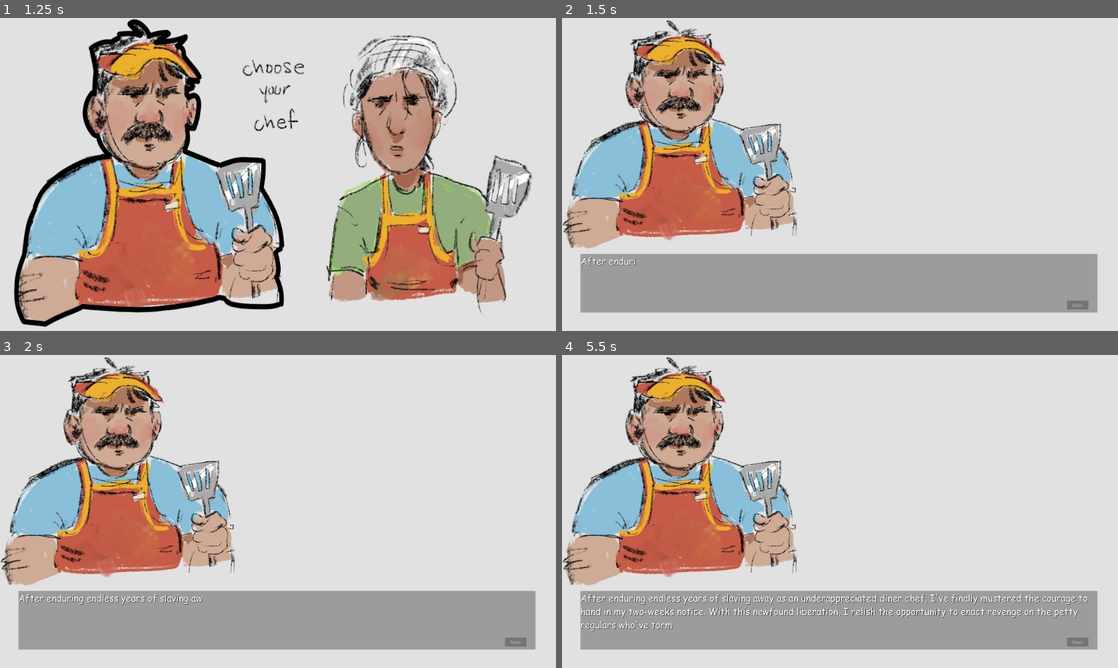
Above: before the commit, frames 1-4 (two rows, left to right).
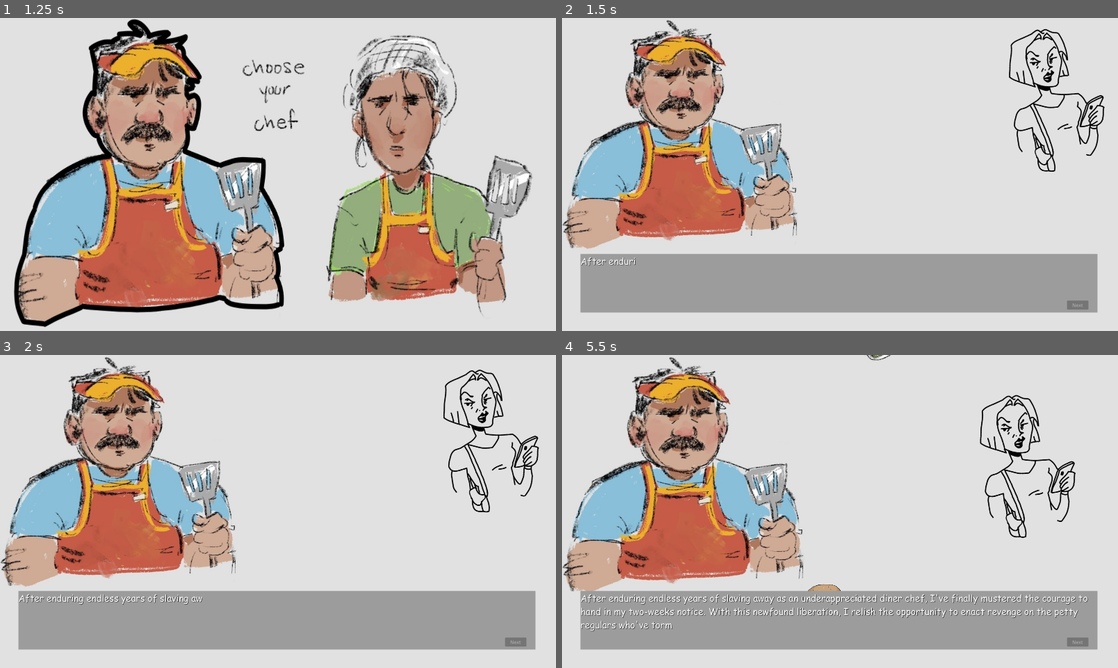
Above: after the commit, the same moments.

Repository: JaymesTMorris/The-Customer-Is-Always-Right
Game: Godot game, scene res://Scenes/main_menu.tscn
Two runs of this game, one before a commit and one after it. Both use one fixed random seed, a clock stepped at 60 frames per second and the inputs below. Sound files missing from this copy of the repository are replaced by a short silence.
Inputs (mouse positions are in pixels of both pictures, inside the frame that each line leads up to):
- Up to frame 1 (1.25 s): click "Play" at 0.5 s
- Up to frame 2 (1.5 s): click (706, 174) at 1.25 s
- Up to frame 3 (2 s): no input
- Up to frame 4 (5.5 s): move the mouse to (962, 495) at 2.02 s; press the mouse at (962, 495) at 2.03 s; move the mouse to (728, 527) at 2.77 s; release the mouse at (728, 527) at 2.78 s; click (728, 527) at 2.85 s; move the mouse to (895, 442) at 3.52 s; press the mouse at (895, 442) at 3.53 s; move the mouse to (812, 574) at 4.27 s; release the mouse at (812, 574) at 4.28 s; click (812, 574) at 4.35 s; move the mouse to (1006, 558) at 5.02 s; press the mouse at (1006, 558) at 5.03 s

Frame 1 is identical in both runs. In frame 2, 2.1% of the frame differs, in the area x 0-98%, y 1-74%; in frame 3, 5.4%; in frame 4, 11%, in the area x 0-93%, y 0-76%.

Commit message:
Update story.tscn

Diff:
--- a/Scenes/story.tscn
+++ b/Scenes/story.tscn
@@ -1,7 +1,14 @@
-[gd_scene load_steps=3 format=3 uid="uid://c5scjt2dagqa6"]
+[gd_scene load_steps=10 format=3 uid="uid://c5scjt2dagqa6"]
 
 [ext_resource type="Script" path="res://Scripts/story.gd" id="1_qo7qm"]
+[ext_resource type="Texture2D" uid="uid://viqpeetiplcu" path="res://Images/Food/PoisonIvyJar.jpg" id="2_5oqlh"]
+[ext_resource type="Texture2D" uid="uid://d22y3qmll2816" path="res://Images/Karen.png" id="2_sy2gq"]
 [ext_resource type="FontFile" uid="uid://bsel54ud03407" path="res://Fonts/Comic Sans MS/COMIC.TTF" id="2_u8f6n"]
+[ext_resource type="Texture2D" uid="uid://c2dldlfwbwvmg" path="res://Images/Food/NewSprites/Bottom Bun.png" id="4_qytri"]
+[ext_resource type="Texture2D" uid="uid://285uq0hr5chh" path="res://Images/Food/NewSprites/Beef Patty.png" id="5_78hf0"]
+[ext_resource type="Texture2D" uid="uid://c82au6loxeknt" path="res://Images/Food/NewSprites/Cheese.png" id="6_y54a7"]
+[ext_resource type="Texture2D" uid="uid://b8iur3d2038a4" path="res://Images/Food/NewSprites/Lettuce.png" id="7_2a0tq"]
+[ext_resource type="Texture2D" uid="uid://ctlfhektjxlgl" path="res://Images/Food/NewSprites/Top Bun.png" id="8_wl33v"]
 
 [node name="Story" type="Control"]
 layout_mode = 3
@@ -24,6 +31,42 @@
 [node name="Chef" type="Sprite2D" parent="."]
 scale = Vector2(1.5, 1.5)
 centered = false
+
+[node name="Posion Ivy" type="Sprite2D" parent="."]
+position = Vector2(1059, -225)
+texture = ExtResource("2_5oqlh")
+
+[node name="Karen" type="Sprite2D" parent="."]
+position = Vector2(1715, 277)
+rotation = -0.10472
+texture = ExtResource("2_sy2gq")
+
+[node name="Burger" type="Node2D" parent="."]
+
+[node name="BunBot" type="Sprite2D" parent="Burger"]
+position = Vector2(750.92, 942.92)
+scale = Vector2(0.08, 0.08)
+texture = ExtResource("4_qytri")
+
+[node name="BurgerPatty" type="Sprite2D" parent="Burger"]
+position = Vector2(755.92, 932.92)
+scale = Vector2(0.08, 0.08)
+texture = ExtResource("5_78hf0")
+
+[node name="Cheese" type="Sprite2D" parent="Burger"]
+position = Vector2(752.92, 917.92)
+scale = Vector2(0.08, 0.08)
+texture = ExtResource("6_y54a7")
+
+[node name="Lettuce" type="Sprite2D" parent="Burger"]
+position = Vector2(757.92, 900.92)
+scale = Vector2(0.08, 0.08)
+texture = ExtResource("7_2a0tq")
+
+[node name="BunTop" type="Sprite2D" parent="Burger"]
+position = Vector2(758.92, 884.92)
+scale = Vector2(0.08, 0.08)
+texture = ExtResource("8_wl33v")
 
 [node name="StoryOutput" type="RichTextLabel" parent="."]
 layout_mode = 1
--- a/Scripts/story.gd
+++ b/Scripts/story.gd
@@ -18,6 +18,14 @@
 func _ready():
 	player = get_node("/root/player")
 	start_story()
+
+func _process(delta):
+	$Karen.position = Vector2($Karen.position.x - (25 * delta), $Karen.position.y + (25 * delta))
+	$"Posion Ivy".position = Vector2($"Posion Ivy".position.x + (15 * delta), $"Posion Ivy".position.y + (30 * delta))
+	$Burger.position = Vector2($Burger.position.x + (35 * delta), $Burger.position.y - (10 * delta))
+	$Chef.scale.x += 0.01 * delta
+	$Chef.scale.y += 0.01 * delta
+
 
 func start_story():
 	get_node("StoryOutput/Next").disabled = true
Binary file added: Images/Karen.png
Not shown, added: Images/Karen.png.import
